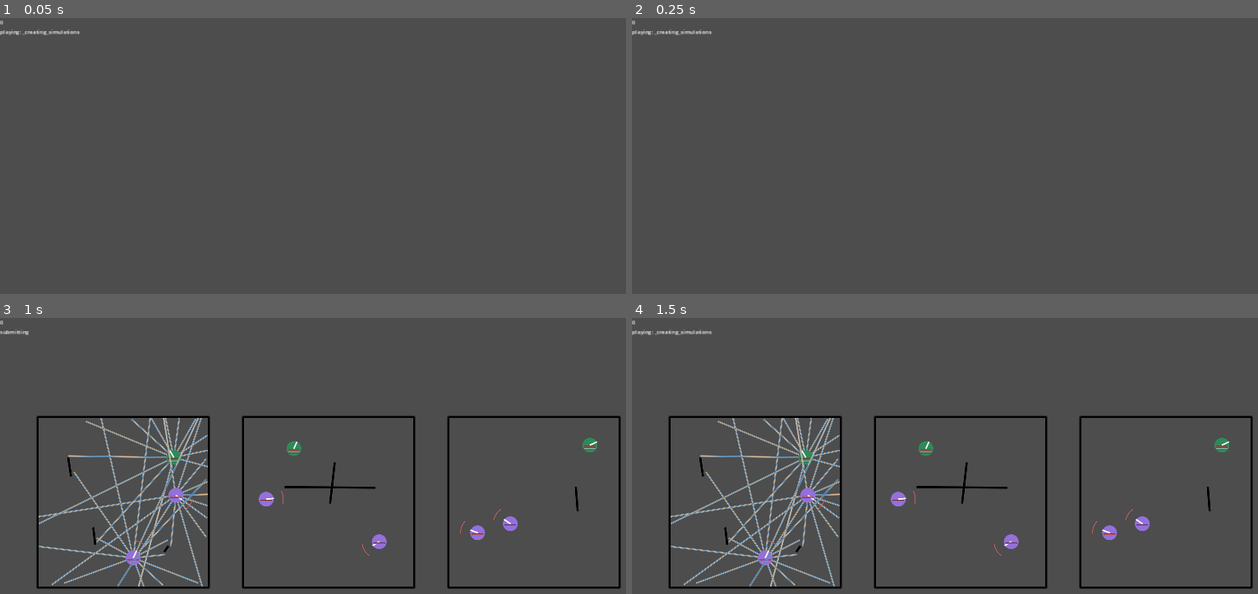
Above: before the commit, frames 1-4 (two rows, left to right).
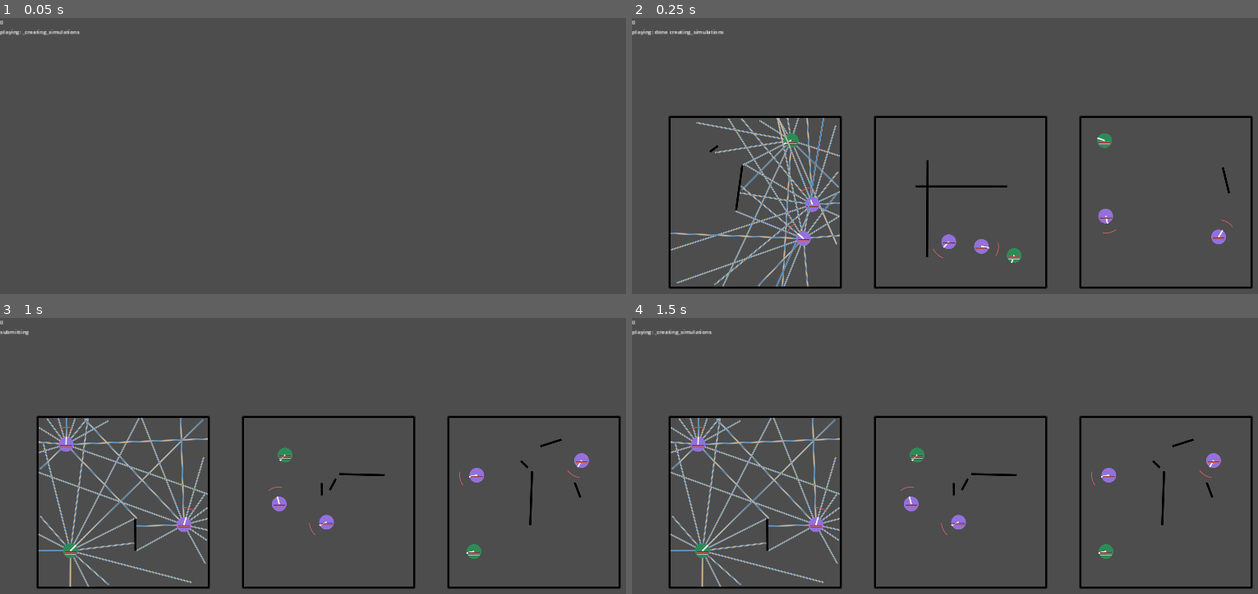
Above: after the commit, the same moments.

Repository: stokatyan/godot-ai
Game: Godot game, scene res://ZombieGame/ZEnv.tscn
Two runs of this game, one before a commit and one after it. Both use one fixed random seed, a clock stepped at 60 frames per second and the inputs below.
Inputs:
- Up to frame 1 (0.05 s): no input
- Up to frame 2 (0.25 s): no input
- Up to frame 3 (1 s): tap Enter at 0.5 s; hold D from 0.53 s (still down); tap 2 at 0.6 s; tap Space at 0.77 s
- Up to frame 4 (1.5 s): tap Space at 1.25 s; release D at 1.28 s; hold S from 1.28 s (still down); tap 3 at 1.35 s

Frame 1 is identical in both runs. In frame 2, 7.0% of the frame differs, in the area x 3-100%, y 4-99%; in frame 3, 6.9%; in frame 4, 6.9%.
Error in both runs: Cannot call method 'poll' on a null value. (res://AI/AIServerTCP.gd:40)

Commit message:
reduce sim envs to 20 from 25

Diff:
--- a/godot-ai-client/ZombieGame/ZEnv.gd
+++ b/godot-ai-client/ZombieGame/ZEnv.gd
@@ -95,7 +95,7 @@
 	return ZSimulation.new() as ZSimulation
 
 func get_simulation_count() -> int:
-	return 25
+	return 20
 
 func get_steps_in_round() -> int:
 	return 90
